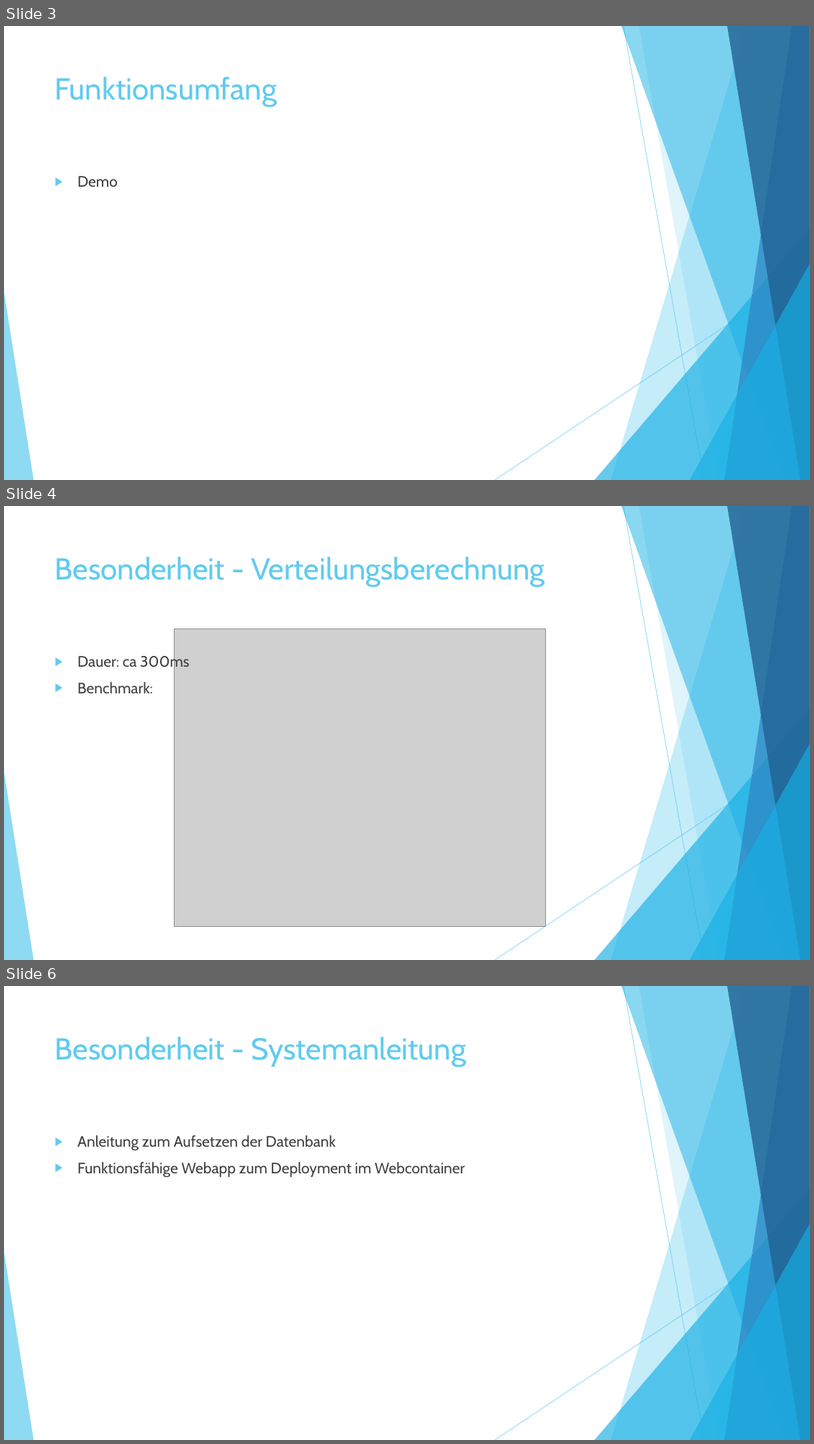
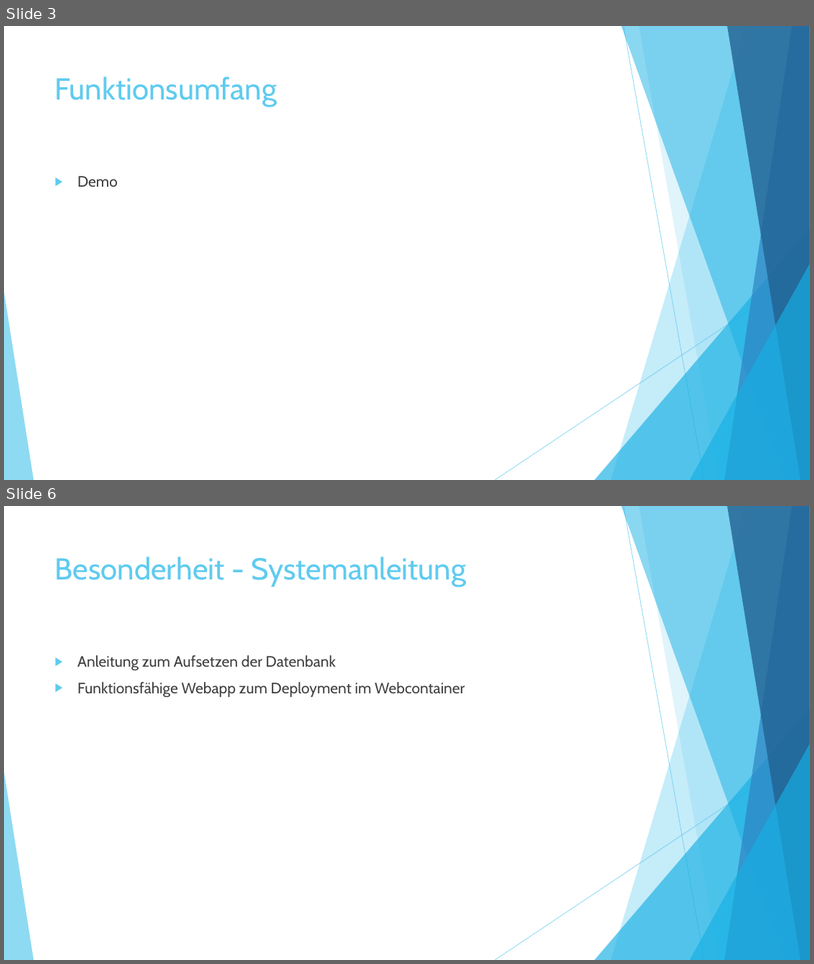
Before and after one commit to franzigeiger/unicorn, a slide deck: Dokumentation_DBS/Wahlinformationssystem.pptx. Shown one above the other, each under a label of ours: slides 3, 4 and 6 before the commit, slides 3 and 6 after it; the slides between them are not shown. The pictures are 814x1444 and 814x964 pixels, drawn with LibreOffice and Linux fonts; fonts in the diff are those of the drawing; grey boxes stand for pictures. Boxes give left, top, right and bottom in pixels: in the first picture for what was removed or moved away, otherwise in the second. Text is boxed around its words. In the diff, an @@ line names an element or a change of style, - is before the commit and + after.

```diff
--- a/Dokumentation_DBS/Wahlinformationssystem.pptx
+++ b/Dokumentation_DBS/Wahlinformationssystem.pptx
@@ slide 4 removed at <box>4,506,810,960</box>, background #FFFFFF; not listed: 10 template elements that a slide beside it also shows @@
@@ title removed at <box>55,556,545,587</box> @@
-Besonderheit - Verteilungsberechnung
@@ picture removed at <box>175,628,547,926</box> @@
@@ text removed at <box>77,654,190,693</box> @@
-▶ Dauer: ca 300ms
-▶ Benchmark:
```
Also in this commit, not shown: 2 slides added, 1 other slide removed.
